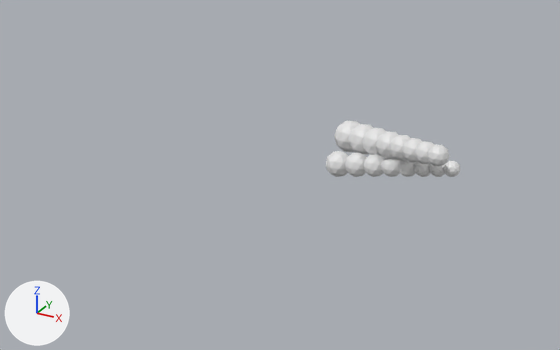
The Blender file models/main.blend, before and after one commit.
Before and after are seen from a 50 mm lens placed at (16.3, -39.2, 18.1), pointed at (-5.7, 0.9, -1.9). The lights are fixed; the arrows at lower left show +X, +Y and +Z. Mesh edges are drawn as thin lines on the coarser meshes.

Script lines for the objects in view, before the commit:
```python
me_icosphere = bpy.data.meshes.new('Icosphere')
me_icosphere.from_pydata(...)  # an icosphere of 80 faces spanning x -0.95..0.95, y -1.0..1.0, z -1.0..1.0
me_icosphere.materials.append(None)
me_icosphere_001 = bpy.data.meshes.new('Icosphere.001')
me_icosphere_001.from_pydata(...)  # an icosphere of 80 faces spanning x -0.95..0.95, y -1.0..1.0, z -1.0..1.0
me_icosphere_001.materials.append(None)
me_plane_001 = bpy.data.meshes.new('Plane.001')
me_plane_001.from_pydata([(-1.0, -1.0, 0.0), (1.0, -1.0, 0.0), (-1.0, 1.0, 0.0), (1.0, 1.0, 0.0)], [], [(0, 1, 3, 2)])
me_plane_001.materials.append(mat_material_001)  # grey #797979
ob_icosphere = bpy.data.objects.new('Icosphere', me_icosphere)
ob_icosphere.location = (-1.22, 1.58, 1.36)
_m = ob_icosphere.modifiers.new('Array', 'ARRAY')
_m.count = 8
_m.fit_length = 9.0
_m.use_relative_offset = False
_m.relative_offset_displace = (1.58, 0.0, 0.0)
_m.use_object_offset = True
_m.offset_object = ob_empty
ob_icosphere_001 = bpy.data.objects.new('Icosphere.001', me_icosphere_001)
ob_icosphere_001.location = (-0.92, -0.73, 0.46)
ob_icosphere_001.rotation_euler = (0.0, 0.0, 0.451)  # degrees (0, 0, 26)
ob_icosphere_001.scale = (0.783, 0.783, 0.783)
_m = ob_icosphere_001.modifiers.new('Array', 'ARRAY')
_m.count = 8
_m.fit_length = 9.0
_m.use_relative_offset = False
_m.relative_offset_displace = (1.58, 0.0, 0.0)
_m.use_object_offset = True
_m.offset_object = ob_empty_001
ob_plane_001 = bpy.data.objects.new('Plane.001', me_plane_001)
ob_plane_001.location = (-5.27, 3.06, -0.44)
ob_plane_001.scale = (12.3, 12.3, 12.3)
ob_plane_001.visible_glossy = False
ob_plane_001.visible_transmission = False
ob_plane_001.hide_render = True
```
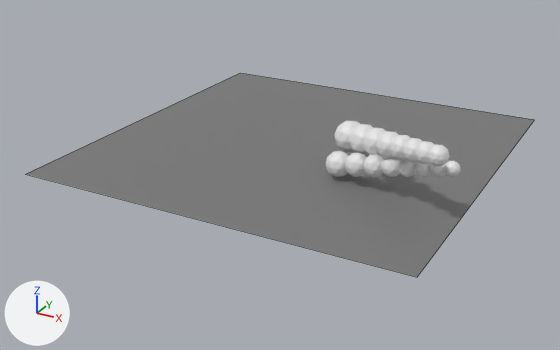
The change, as a diff of the scene's bpy script:
```diff
--- a/models/main.blend.py
+++ b/models/main.blend.py
@@ ob_plane_001 @@
 ob_plane_001.visible_transmission = False
-ob_plane_001.hide_render = True
```

What differs and where, as boxes [x1, y1, x2, y2] in the pictures (560 x 350 px):
'Plane.001', shown
    after: [27, 73, 534, 277]
